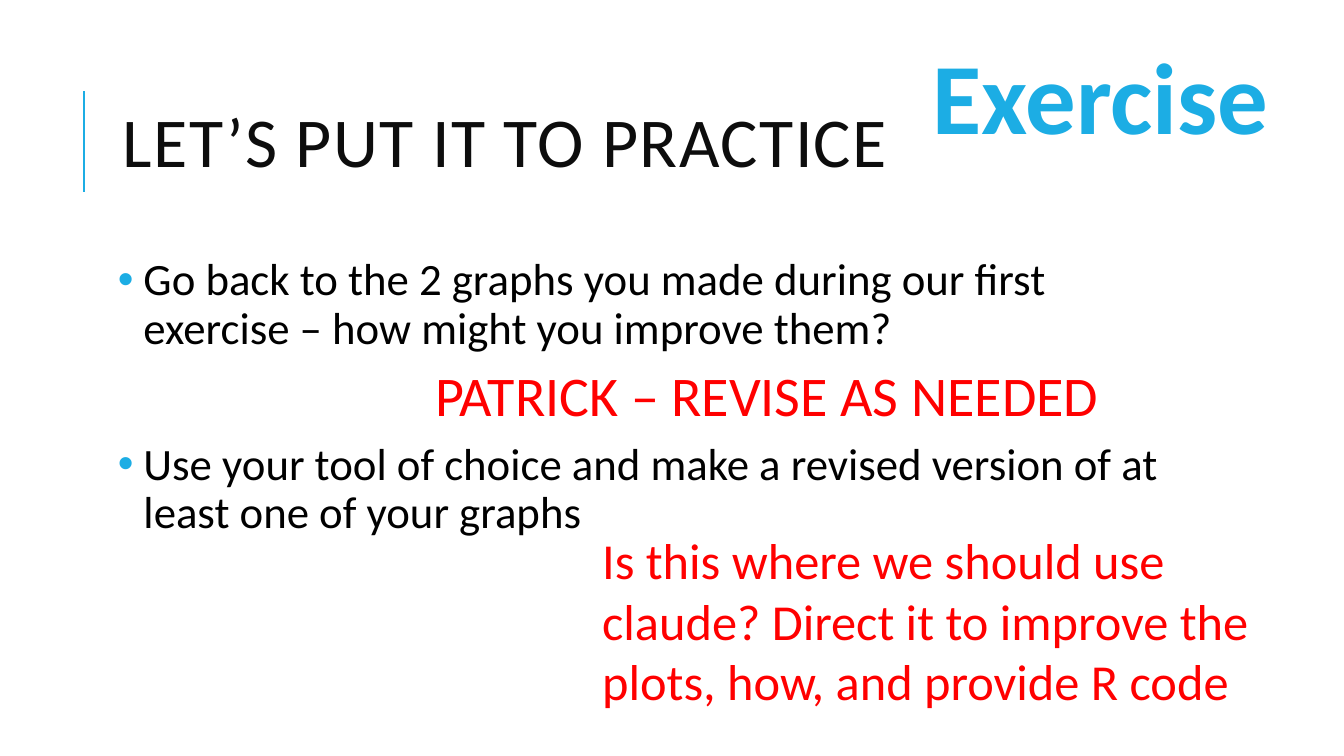
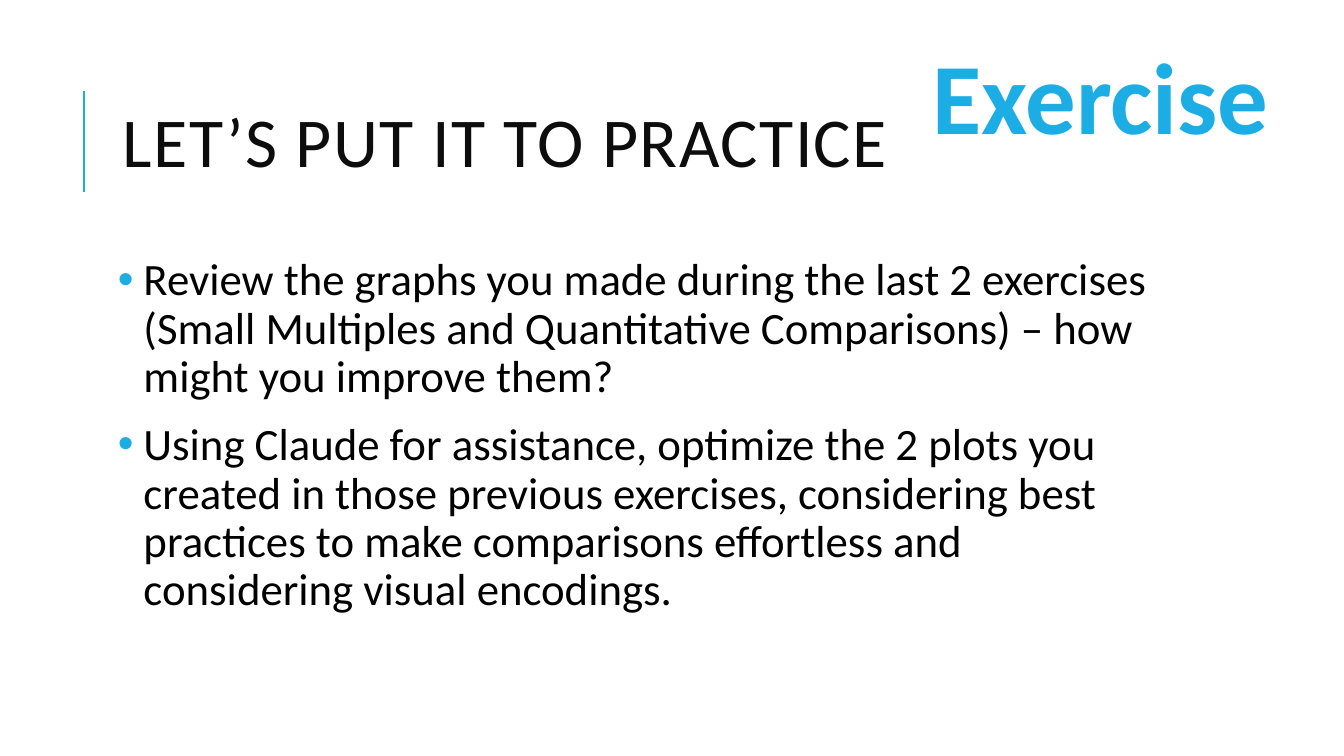
Before and after one commit to pcmathias/MSACL-data-literacy, a slide deck: slide 70 of updates_2026/presentations/module_3_slides.pptx (slide 67 before the commit). Drawn at 1344x756 pixels with LibreOffice and Linux fonts; fonts in the diff are those of the drawing. Boxes give left, top, right and bottom in pixels: in the first picture for what was removed or moved away, otherwise in the second. Text is boxed around its words. In the diff, an @@ line names an element or a change of style, - is before the commit and + after.

```diff
--- a/updates_2026/presentations/module_3_slides.pptx
+++ b/updates_2026/presentations/module_3_slides.pptx
@@ text at (143, 264, 1146, 613): text changed @@
-• Go back to the 2 graphs you made during our first exercise – how might you improve them?
-• Use your tool of choice and make a revised version of at least one of your graphs
+• Review the graphs you made during the last 2 exercises (Small Multiples and Quantitative Comparisons) – how might you improve them?
+• Using Claude for assistance, optimize the 2 plots you created in those previous exercises, considering best practices to make comparisons effortless and considering visual encodings.
@@ text removed at (435, 379, 1098, 417) @@
-PATRICK – REVISE AS NEEDED
@@ text removed at (602, 544, 1248, 708) @@
-Is this where we should use claude? Direct it to improve the plots, how, and provide R code
```
Also in this commit, not shown: 1 other slide changed, 3 slides added, 1 other file.
